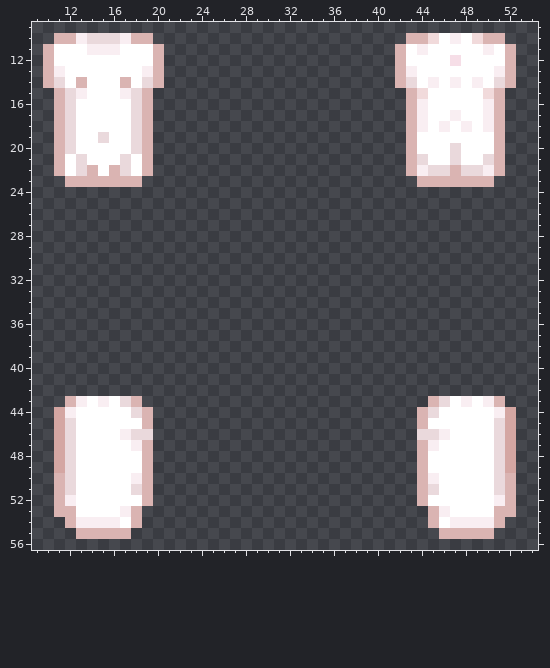
Pixel-art sprite, stored at Resources/Textures/Mobs/Species/Human/parts.rsi/torso_m.png. Above is the file before it was changed.
The file is 64x64 pixels. Colours within 5 levels of each other are drawn and written as one. Shown: x 9..54, y 9..56.
And afterwards:
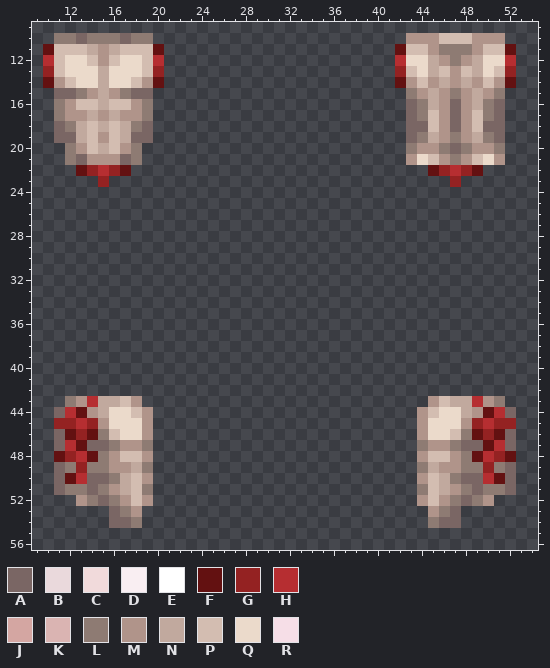
Palette (. is transparent): A #7a6664  B #ead9dc  C #f1dadb  D #f9eef2  E #ffffff  F #631111  G #942222  H #b62e31  J #d4a6a2  K #dab4b2  L #8e7b73  M #b0948a  N #c1a99e  P #d3bdb1  Q #ebdacb  R #f6dee7
The edit:
Changed rows in their new state; - is an unchanged pixel.
first column x 10:
10 -LLALLLALL-----------------------MMMPPPMMM-
11 FPPPNMNPPPF---------------------FPPMLLLMPPF
12 HPQQPMPQQPH---------------------HQQNMLMNQQH
13 GPQQQNQQQPG---------------------GPQNPMPNQPG
14 FMPQQNQQPMF---------------------FMPMNMNMPMF
15 -AALMNMLAA-----------------------LMNMLMNML-
16 -LMPPNPPML-----------------------ALNMAMNLA-
17 -LMMNMNMML-----------------------ALPMAMPLA-
18 -ALNPNPNLA-----------------------AAPMAMPAA-
19 -AANPMPNAA-----------------------ALNMLMNLA-
20 -.LMPNPML.-----------------------LMMLALMML-
21 -.LAMMMAL.-----------------------MQPMLMPQM-
22 -..FGHGF..-----------------------..FGHGF..-
23 --...G...-------------------------...G...--
first column x 11:
43 -LMHNNPM--------------------------MPNNHML-
44 AHFMNQQPM------------------------MPQQNMFHA
45 GGHGMQQQM------------------------MQQQMGHGG
46 AFGFLPQQM------------------------MQQPLFGFA
47 AHFAALMML------------------------LMMLAAFHA
48 FGHFLMPPM------------------------MPPMLFHGF
49 ALGLLMMNL------------------------LNMMLLGLA
50 AFHAALNPM------------------------MPNLAAHFA
51 ALLALMNPL------------------------LPNMLALLA
52 ..MLALMPM------------------------MPMLALM..
53 .....ALM--------------------------MLA.....
54 -....AAL--------------------------LAA....-
55 --.....----------------------------.....--
